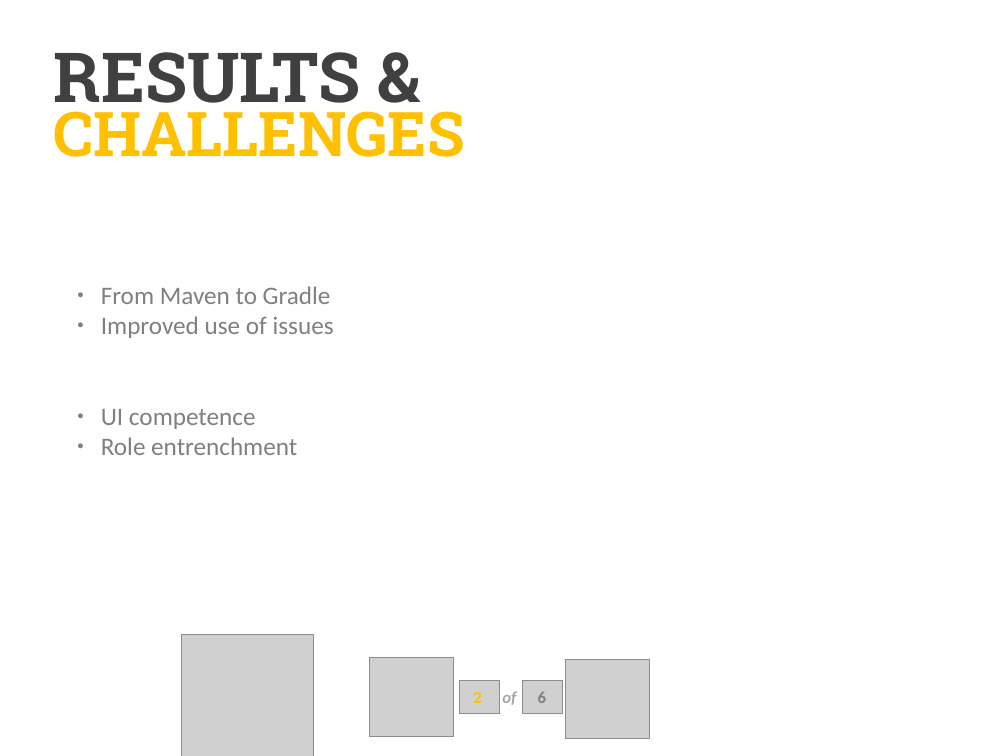
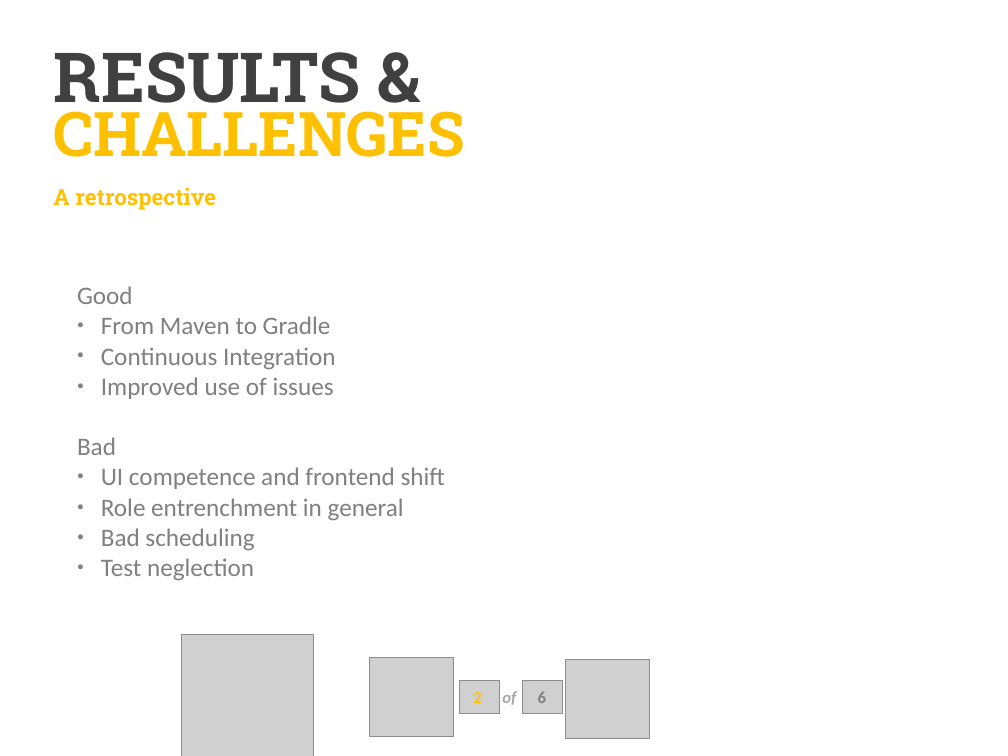
Before and after one commit to luringens/DoodleChess, a slide deck: slide 7 of docs/presentation/Presentasjon oblig4.pptx (slide 3 before the commit). Drawn at 1008x756 pixels with LibreOffice and Linux fonts; fonts in the diff are those of the drawing; grey boxes stand for pictures; background and template pictures are left out. Boxes give left, top, right and bottom in pixels: in the first picture for what was removed or moved away, otherwise in the second. Text is boxed around its words. In the diff, an @@ line names an element or a change of style, - is before the commit and + after.

```diff
--- a/docs/presentation/Presentasjon oblig4.pptx
+++ b/docs/presentation/Presentasjon oblig4.pptx
@@ text added at (53,188,216,210), 16 pt, text #FFC000, bold @@
+A retrospective
@@ text at (77,286,133,304): paragraph added @@
+Good
@@ text at (101,347,336,369): paragraph added @@
+● Continuous Integration
@@ text at (77,437,445,580): text changed @@
-● UI competence
-● Role entrenchment
+Bad
+● UI competence and frontend shift
+● Role entrenchment in general
+● Bad scheduling
+● Test neglection
```
Also in this commit, not shown: 4 other slides changed, 2 slides added, 3 slides removed, 3 other files.
